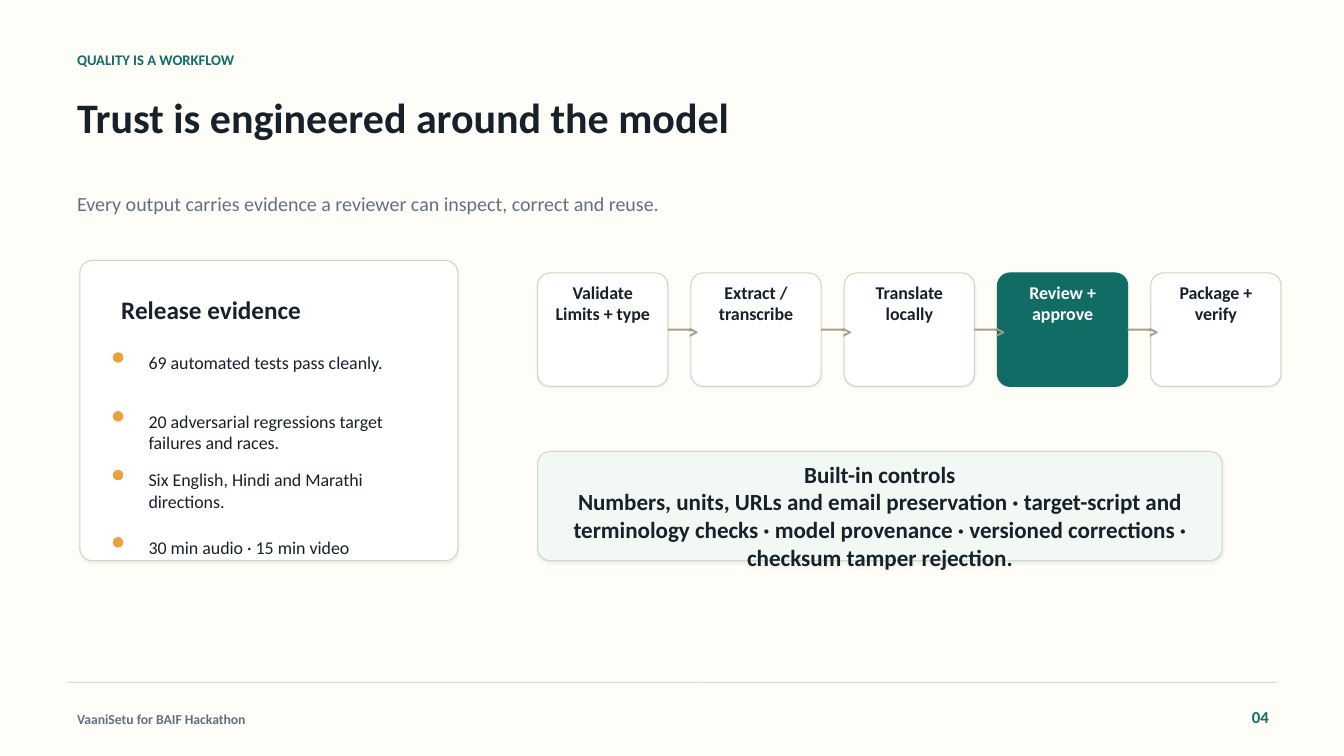
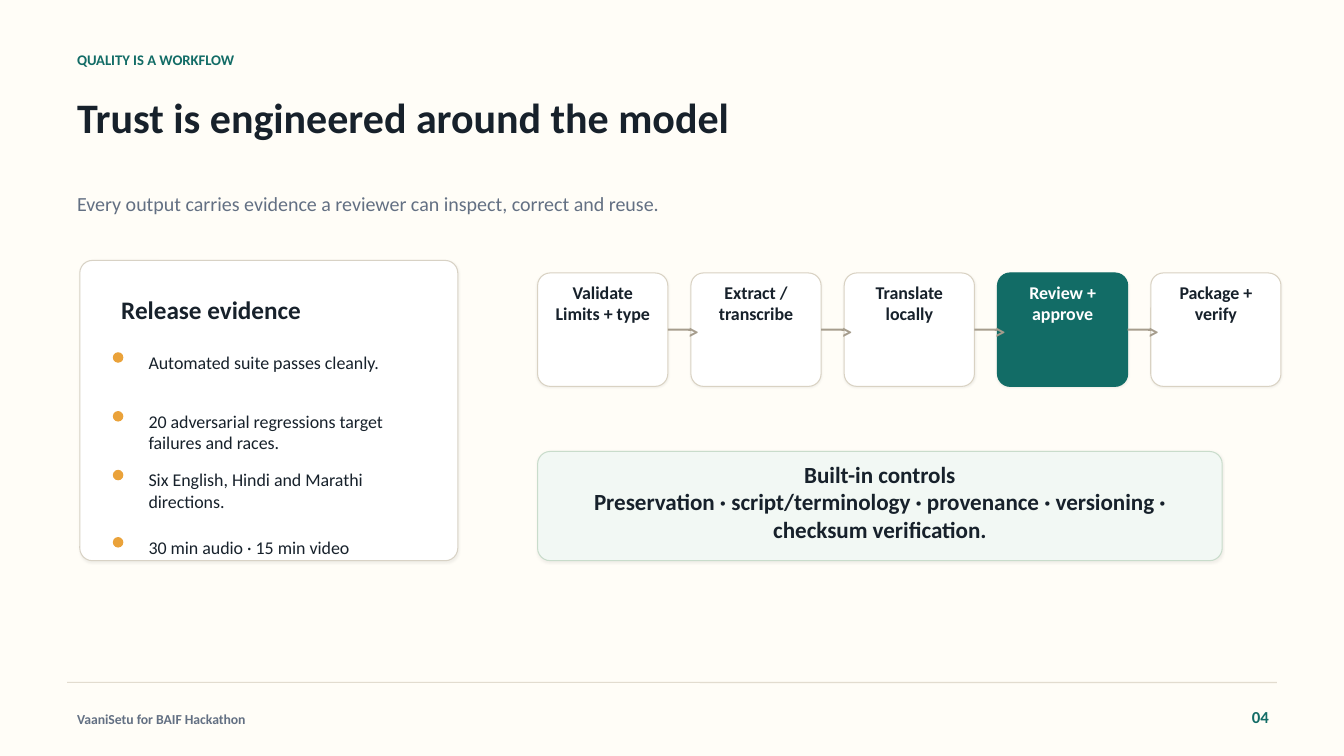
Before and after one commit to ChiragArora31/VaaniSetu, a slide deck: slide 4 of submission/VaaniSetu_Final_Hackathon_Deck.pptx. Drawn at 1344x756 pixels with LibreOffice and Linux fonts; fonts in the diff are those of the drawing. Boxes give left, top, right and bottom in pixels: in the first picture for what was removed or moved away, otherwise in the second. Text is boxed around its words. In the diff, an @@ line names an element or a change of style, - is before the commit and + after.

```diff
--- a/submission/VaaniSetu_Final_Hackathon_Deck.pptx
+++ b/submission/VaaniSetu_Final_Hackathon_Deck.pptx
@@ text at box(149, 356, 379, 372): text changed @@
-69 automated tests pass cleanly.
+Automated suite passes cleanly.
@@ text in rounded rectangle at box(594, 493, 1155, 538): text changed @@
-Numbers, units, URLs and email preservation · target-script and terminology checks · model provenance · versioned corrections · checksum tamper rejection.
+Preservation · script/terminology · provenance · versioning · checksum verification.
```
Also in this commit, not shown: 19 other files.
